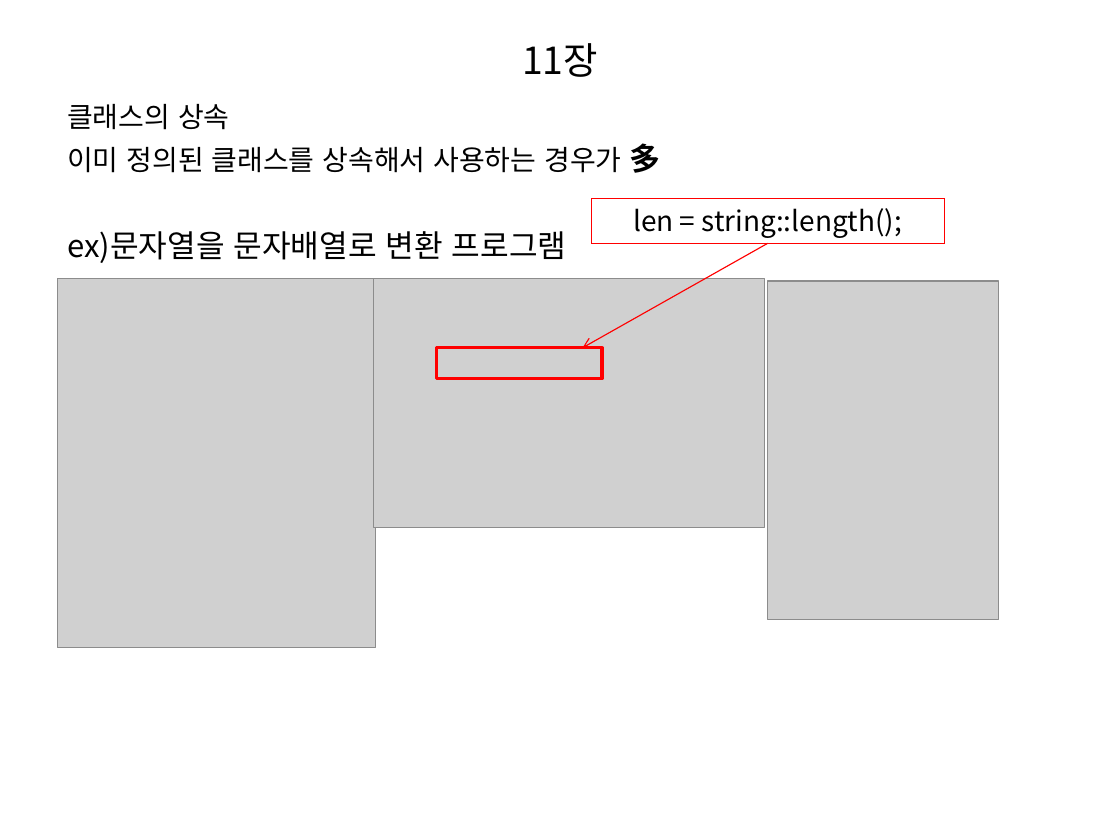
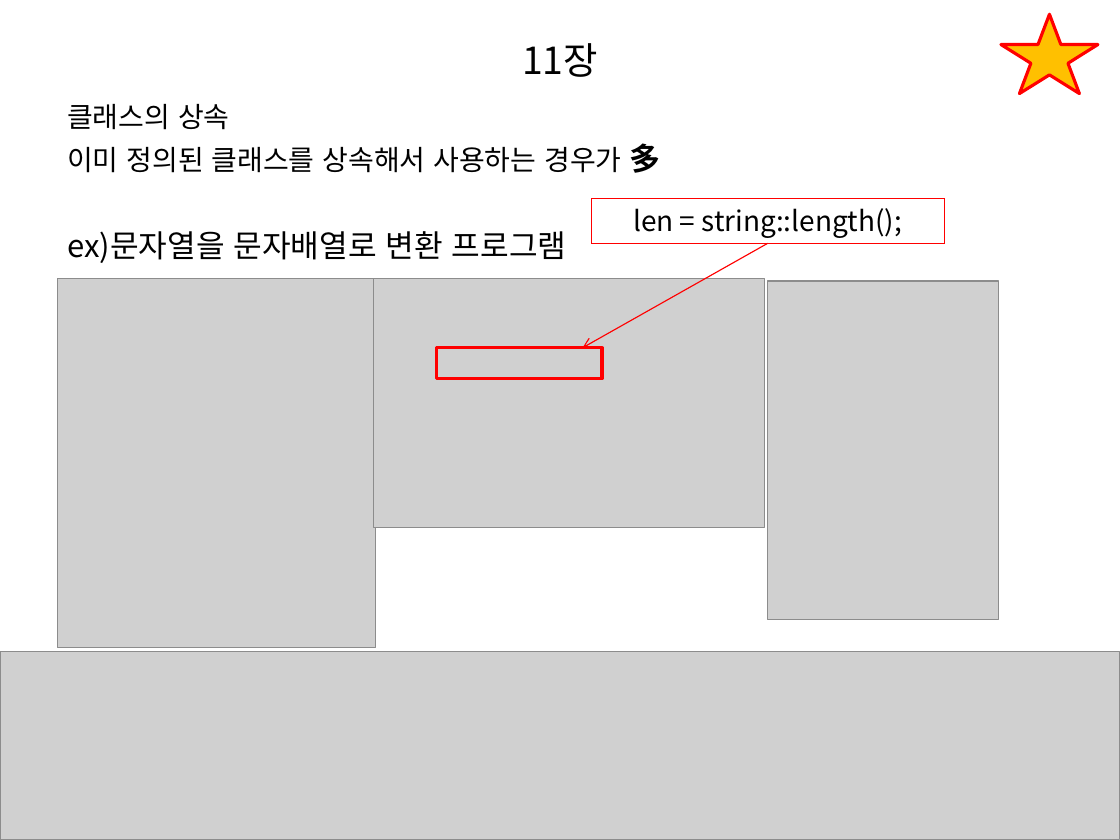
Before and after one commit to ssosee/C-study, a slide deck: slide 86 of C++ STUDY.pptx. Drawn at 1120x840 pixels with LibreOffice and Linux fonts; fonts in the diff are those of the drawing; grey boxes stand for pictures. Boxes give left, top, right and bottom in pixels: in the first picture for what was removed or moved away, otherwise in the second. Text is boxed around its words. In the diff, an @@ line names an element or a change of style, - is before the commit and + after.

Commit message:
ver 1.2

```diff
--- a/C++ STUDY.pptx
+++ b/C++ STUDY.pptx
@@ star added at box(1001, 15, 1099, 94), fill #FFC000, outline #FF0000 2 pt @@
@@ picture added at box(0, 652, 1120, 840) @@
```
Also in this commit, not shown: 2 other slides changed, 21 slides added, 13 slides removed.
